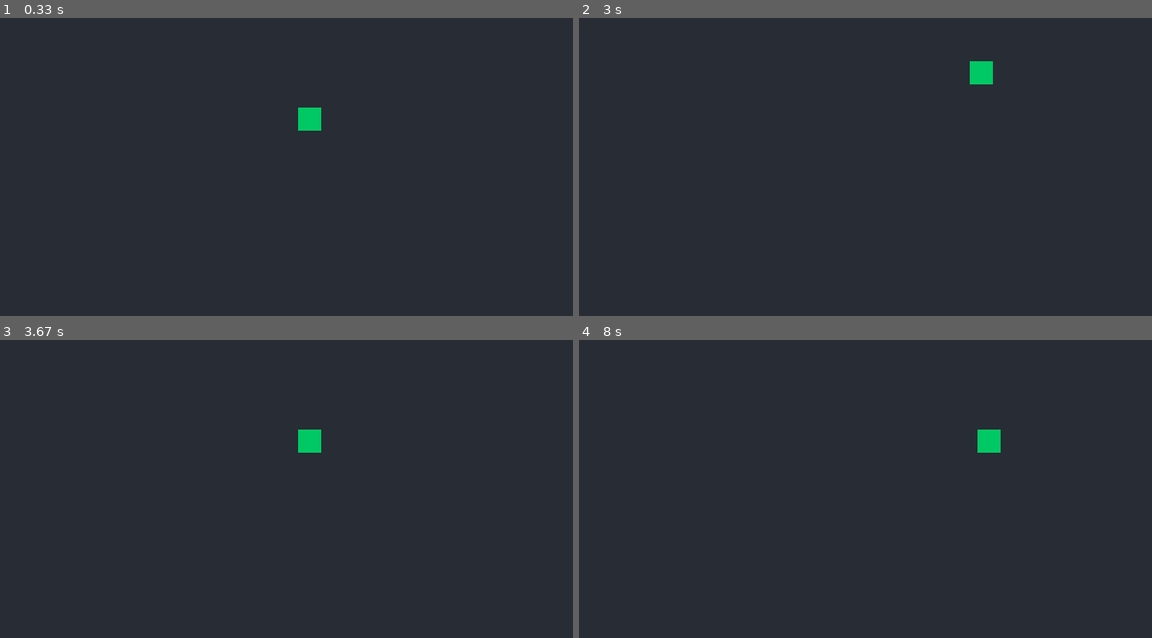
Above: before the commit, frames 1-4 (two rows, left to right).
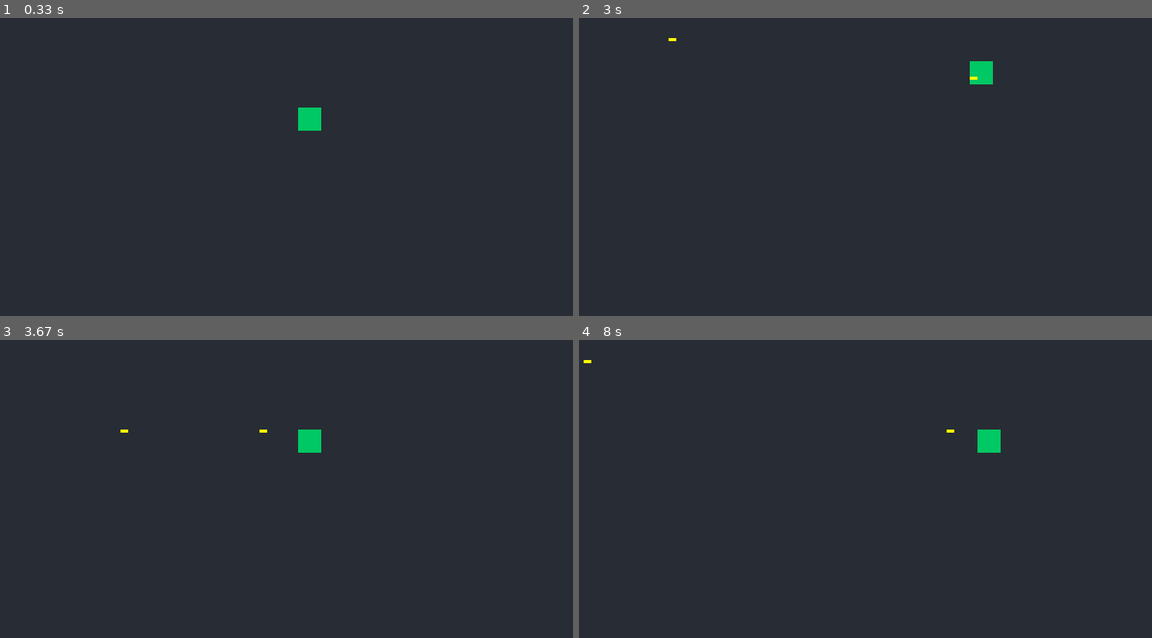
Above: after the commit, the same moments.

Repository: gabrielandrade-95/Projeto-Final-IP-Pygame
Game: pygame game, started from main.py
The game is run twice, just before and just after one commit, with the same random seed, the same clock (stepped at 60 frames per second) and the same inputs.
Inputs:
- Up to frame 1 (0.33 s): no input
- Up to frame 2 (3 s): tap Space at 0.33, 2.57, 2.97 s; hold Right 0.67-1.13 s; hold Up 1.17-1.47 s; hold Right 1.5-1.97 s; hold Left 2-2.53 s; hold Down from 2.9 s (still down)
- Up to frame 3 (3.67 s): release Down at 3.2 s; hold Left 3.23-3.63 s; tap Space at 3.3, 3.6 s
- Up to frame 4 (8 s): hold Up 3.67-4.03 s; tap Space at 3.73, 4.13, 4.43, 4.8, 5.2, 5.5, 5.7, 6, 6.2, 6.53, 6.83, 7.03, 7.33, 7.6, 7.93 s; hold Right 4.07-4.7 s; hold Down 4.73-5.1 s; hold Left 5.13-5.6 s; hold Right 5.63-6.1 s; hold Up 6.13-6.43 s; hold Right 6.47-6.93 s; hold Left 6.97-7.5 s; hold Down 7.53-7.83 s; hold Left from 7.87 s (still down)

Frame 1 is identical in both runs. In frame 2, less than 0.1% of the frame differs, in the area x 15-70%, y 6-21%; in frame 3, less than 0.1%; in frame 4, less than 0.1%.

Commit message:
Finalizei o script do projétil. Fiz a inicialização utilizando a lógica de grupos e também botei cooldown de 300 milisegundos

Diff:
--- a/Mecanicas/mecanicaPlayer.py
+++ b/Mecanicas/mecanicaPlayer.py
@@ -9,25 +9,32 @@
         self.altura = 30
         self.velocidade = 5
         self.cor = (0, 200, 100)
+        self.direcao_da_frente = "direita"  # Inicialmente, o jogador está olhando para a direita
+        self.cooldown_tiro = 300  # Tempo em milissegundos (300 = meio segundo)
+        self.ultimo_tiro = 0      # Relógio zera quando o jogo começa
 
     def mover(self):
         teclas = pygame.key.get_pressed()
 
         if teclas[pygame.K_LEFT] or teclas[pygame.K_a]:
             if self.x > 0 :
-                self.x -= self.velocidade
+                self.x -= self.velocidade #anda pra esquerda
+                self.direcao_da_frente = "esquerda"  # Atualiza a direção da frente para esquerda
 
         if teclas[pygame.K_RIGHT] or teclas[pygame.K_d]:
             if self.x < 770 :
                 self.x += self.velocidade
+                self.direcao_da_frente = "direita"
 
         if teclas[pygame.K_UP] or teclas[pygame.K_w]:
             if self.y > 0 :
                 self.y -= self.velocidade
+                self.direcao_da_frente = "cima"
 
         if teclas[pygame.K_DOWN] or teclas[pygame.K_s]:
             if self.y < 570 :
                 self.y += self.velocidade
+                self.direcao_da_frente = "baixo"
 
     def desenhar(self, tela):
         retangulo = pygame.Rect(self.x, self.y, self.largura, self.altura)
--- a/entidades/projetil.py
+++ b/entidades/projetil.py
@@ -0,0 +1,38 @@
+import pygame
+
+class Projetil (pygame.sprite.Sprite):
+    def __init__(self, x, y, direcao):
+        super().__init__()
+
+        # Cria a imagem da bala
+        self.image = pygame.Surface((10, 4))
+        self.image.fill((255, 255, 0)) # Amarelo
+        self.rect = self.image.get_rect()
+
+        #posiciona o projetil no centro do jogador
+        self.rect.x = x
+        self.rect.y = y
+
+
+        self.velocidade = 15
+        self.direcao = direcao
+        self.vel_x = 0
+        self.vel_y = 0
+
+        if self.direcao == "direita":
+            self.vel_x = self.velocidade
+        elif self.direcao == "esquerda":
+            self.vel_x = -self.velocidade
+        elif self.direcao == "cima":
+            self.vel_y = -self.velocidade
+        elif self.direcao == "baixo":
+            self.vel_y = self.velocidade
+
+    def update(self):
+        self.rect.x += self.vel_x
+        self.rect.y += self.vel_y
+
+        # tira o projetil se ele sair da tela
+        if (self.rect.x < 0 or self.rect.x > 800 or
+            self.rect.y < 0 or self.rect.y > 600):
+            self.kill()
--- a/sistemas/jogo.py
+++ b/sistemas/jogo.py
@@ -1,6 +1,9 @@
 import pygame
 import sys
 from Mecanicas.mecanicaPlayer import Jogador
+from entidades.projetil import Projetil
+
+
 
 class Jogo:
     def __init__(self):
@@ -12,6 +15,7 @@
 
         # Cria o jogador usando a classe que veio da Mecanicas
         self.player = Jogador(400, 300)
+        self.grupo_projeteis = pygame.sprite.Group() #grupo para armazenar os projeteis serve para atualizar e desenhar todos os projeteis de uma vez
 
     def rodar(self):
         # loop
@@ -29,24 +33,36 @@
             if evento.type == pygame.QUIT:
                 self.rodando = False
 
-    def atualizar(self):
+            if evento.type == pygame.KEYDOWN:
+                if evento.key == pygame.K_ESCAPE:
+                    self.rodando = False
+
+                if evento.key == pygame.K_SPACE:
+                    tempo_atual = pygame.time.get_ticks()
+                    if tempo_atual - self.player.ultimo_tiro >= self.player.cooldown_tiro:
+                        px = self.player.x
+                        py = self.player.y
+                        direcao = self.player.direcao_da_frente
+                        novo_tiro = Projetil(px, py, direcao)
+                        self.grupo_projeteis.add(novo_tiro)
+                        self.player.ultimo_tiro = tempo_atual
+
+    def update(self):
         # calculando o movimento do jogador
         self.player.mover()
+        # atualizando os projeteis
+        self.grupo_projeteis.update()
 
     def desenhar(self):
-        self.tela.fill((40, 44, 52)) # Cor de fundo
+        self.tela.fill((40, 44, 52)) # cor de fundo
 
-        self.player.desenhar(self.tela)
+        self.player.desenhar(self.tela) # desenha o jogador
+
+        # desenha os projeteis do grupo
+        self.grupo_projeteis.draw(self.tela)
 
         pygame.display.flip()
 
-
-def checar_eventos(self):
-    # o pygame tem um sistema de eventos onde ele registra tudo o que acontece, quando o jogador apertar x para fechar a janela, o evento QUIT é registrado e fecha o jogo
-    for evento in pygame.event.get():
-        if evento.type == pygame.QUIT:
-            self.rodando = False
-
-        if evento.type == pygame.KEYDOWN:
-            if evento.key == pygame.K_ESCAPE:
-                self.rodando = False
+    def atualizar(self):
+        self.player.mover()
+        self.grupo_projeteis.update()
